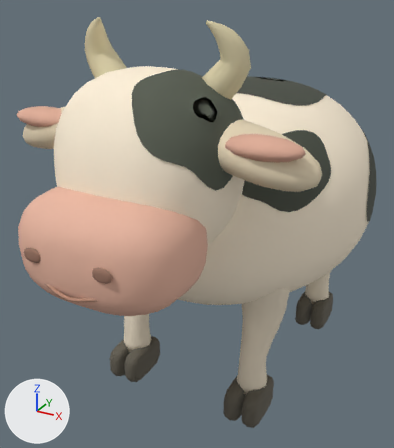
One commit to the glTF model assets/art-v1/cow.gltf: the scene before it, then after it.
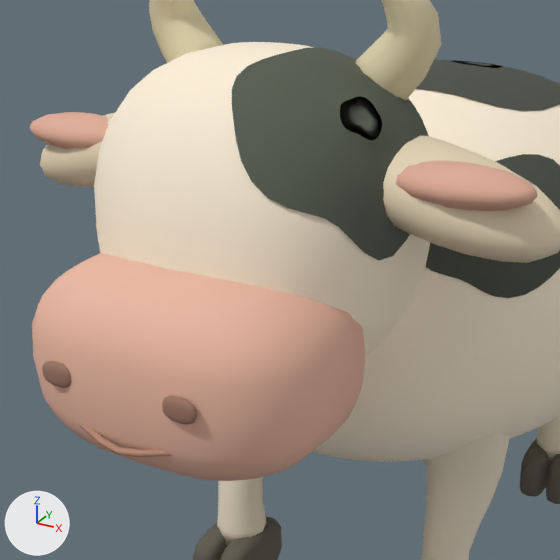
Each version is shown whole from a 50 mm lens placed at (1.11, -2.44, 1.92), pointed at (-0.12, -0.21, 0.8), then close up on the part from 0% to 81% of the width and 9% to 81% of the height. Arrows for +X, +Y and +Z are at lower left; the lights stay in place. The last two pictures show the newer version. Where no turn or scale is listed for an object, it has been applied to the vertices.

The scene before the commit, as lines of its bpy script (objects in view):
```python
me_curved_horn_1 = bpy.data.meshes.new('curved-horn-1')
me_curved_horn_1.from_pydata(...)  # 102 vertices, 200 faces; spans x 0.162..0.344, y -0.764..-0.622, z 1.525..1.814
me_curved_horn_1.materials.append(mat_dfd4ad)  # beige #dfd4ad
me_eye_1 = bpy.data.meshes.new('eye-1')
me_eye_1.from_pydata(...)  # a UV sphere (16 segments, 9 rings, poles along z) spanning x 0.1347..0.2253, y -1.0606..-1.0054, z 1.277..1.409
me_eye_1.materials.append(mat_252f26)  # black #252f26
me_eye__1 = bpy.data.meshes.new('eye--1')
me_eye__1.from_pydata(...)  # a UV sphere (16 segments, 9 rings, poles along z) spanning x -0.2253..-0.1347, y -1.0606..-1.0054, z 1.277..1.409
me_eye__1.materials.append(mat_252f26)  # black #252f26
me_eye_sparkle__1 = bpy.data.meshes.new('eye-sparkle--1')
me_eye_sparkle__1.from_pydata(...)  # a UV sphere (10 segments, 6 rings, poles along z) spanning x -0.185..-0.161, y -1.0626..-1.0474, z 1.348..1.382
me_eye_sparkle__1.materials.append(mat_fffef1)  # white #fffef1
ob_curved_horn_1 = bpy.data.objects.new('curved-horn-1', me_curved_horn_1)
ob_curved_horn_1.location = (0.0, 0.0, 0.0)
ob_eye_1 = bpy.data.objects.new('eye-1', me_eye_1)
ob_eye_1.location = (0.0, 0.0, 0.0)
ob_eye__1 = bpy.data.objects.new('eye--1', me_eye__1)
ob_eye__1.location = (0.0, 0.0, 0.0)
ob_eye_sparkle__1 = bpy.data.objects.new('eye-sparkle--1', me_eye_sparkle__1)
ob_eye_sparkle__1.location = (0.0, 0.0, 0.0)
# also in view: 'cloven-hoof-1-toe--1' at (0.31, 0.42, 0.1); 'cloven-hoof-2-toe-1' at (-0.28, -0.5, 0.1); 'ear--1' at (-0.39, -0.75, 1.39); 'curved-leg-2' at (-0.33, -0.43, 0.53); 'curved-leg-3' at (0.33, -0.43, 0.53)
```
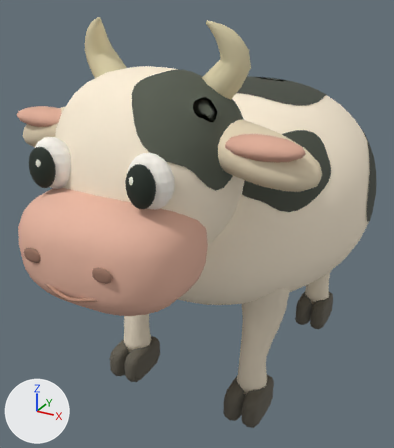
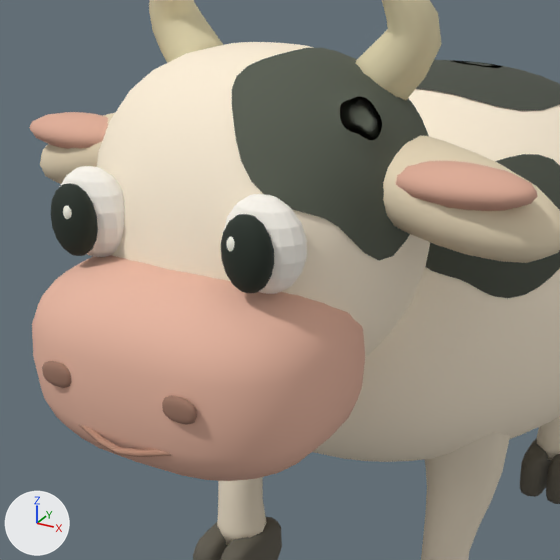
Edits to the scene script, one JSON object a line:
```json
{"op": "add", "block": "mat_fffaf0", "code": ["mat_fffaf0 = principled_material('#fffaf0')", "mat_fffaf0.base_color = (1.0, 0.956, 0.871)  # white #fffaf0", "mat_fffaf0.roughness = 0.85"]}
{"block": "me_eye__1", "where": "# used by ob_eye__1; location = (0.0, 0.0, 0.0)"}
{"op": "remove", "block": "me_eye__1", "code": "me_eye__1.from_pydata(...)  # 130 vertices, 256 faces; spans x -0.2253..-0.1347, y -1.0606..-1.0054, z 1.277..1.409"}
{"op": "add", "block": "me_eye__1", "code": "me_eye__1.from_pydata(...)  # 130 vertices, 256 faces; spans x -0.2507..-0.1493, y -1.1791..-1.1129, z 1.2824..1.4276"}
{"block": "me_eye__1", "change": "me_eye__1 part 1: the whole mesh is scaled about its middle by (1.12, 1.2, 1.1), then moved by (-0.02, -0.113, 0.012)"}
{"block": "me_eye_sparkle__1", "where": "# used by ob_eye_sparkle__1; location = (0.0, 0.0, 0.0)"}
{"op": "remove", "block": "me_eye_sparkle__1", "code": "me_eye_sparkle__1.from_pydata(...)  # 52 vertices, 100 faces; spans x -0.185..-0.161, y -1.0626..-1.0474, z 1.348..1.382"}
{"op": "add", "block": "me_eye_sparkle__1", "code": "me_eye_sparkle__1.from_pydata(...)  # 52 vertices, 100 faces; spans x -0.2..-0.176, y -1.1786..-1.1634, z 1.36..1.394"}
{"block": "me_eye_sparkle__1", "change": "me_eye_sparkle__1 part 2: the whole mesh is moved by (-0.015, -0.116, 0.012)"}
{"block": "me_eye_1", "where": "# used by ob_eye_1; location = (0.0, 0.0, 0.0)"}
{"op": "remove", "block": "me_eye_1", "code": "me_eye_1.from_pydata(...)  # 130 vertices, 256 faces; spans x 0.1347..0.2253, y -1.0606..-1.0054, z 1.277..1.409"}
{"op": "add", "block": "me_eye_1", "code": "me_eye_1.from_pydata(...)  # 130 vertices, 256 faces; spans x 0.1493..0.2507, y -1.1791..-1.1129, z 1.2824..1.4276"}
{"block": "me_eye_1", "change": "me_eye_1 part 3: the whole mesh is scaled about its middle by (1.12, 1.2, 1.1), then moved by (0.02, -0.113, 0.012)"}
{"op": "add", "block": "me_eye_ivory_sclera_1", "code": ["me_eye_ivory_sclera_1 = bpy.data.meshes.new('eye-ivory-sclera-1')", "me_eye_ivory_sclera_1.from_pydata(...)  # a UV sphere (16 segments, 9 rings, poles along z) spanning x 0.118..0.282, y -1.142..-1.04, z 1.264..1.448", "me_eye_ivory_sclera_1.materials.append(mat_fffaf0)  # white #fffaf0"]}
{"op": "add", "block": "me_eye_ivory_sclera__1", "code": ["me_eye_ivory_sclera__1 = bpy.data.meshes.new('eye-ivory-sclera--1')", "me_eye_ivory_sclera__1.from_pydata(...)  # a UV sphere (16 segments, 9 rings, poles along z) spanning x -0.282..-0.118, y -1.142..-1.04, z 1.264..1.448", "me_eye_ivory_sclera__1.materials.append(mat_fffaf0)  # white #fffaf0"]}
{"op": "add", "block": "ob_eye_ivory_sclera_1", "code": ["ob_eye_ivory_sclera_1 = bpy.data.objects.new('eye-ivory-sclera-1', me_eye_ivory_sclera_1)", "ob_eye_ivory_sclera_1.location = (0.0, 0.0, 0.0)"]}
{"op": "add", "block": "ob_eye_ivory_sclera__1", "code": ["ob_eye_ivory_sclera__1 = bpy.data.objects.new('eye-ivory-sclera--1', me_eye_ivory_sclera__1)", "ob_eye_ivory_sclera__1.location = (0.0, 0.0, 0.0)"]}
```

Location of each change, [x1, y1, x2, y2] in pixels of the close-ups (560 x 560 px):
```json
{"object": "eye-ivory-sclera-1", "change": "added", "after": [224, 194, 307, 294]}
{"object": "eye-1", "change": "moved, rescaled", "after": [221, 214, 274, 293], "on screen": "not visible before"}
{"object": "eye-ivory-sclera--1", "change": "added", "after": [61, 166, 124, 257]}
{"object": "eye--1", "change": "moved, rescaled", "after": [51, 183, 98, 256], "on screen": "not visible before"}
{"object": "eye-sparkle--1", "change": "moved", "after": [63, 206, 72, 219], "on screen": "not visible before"}
```
